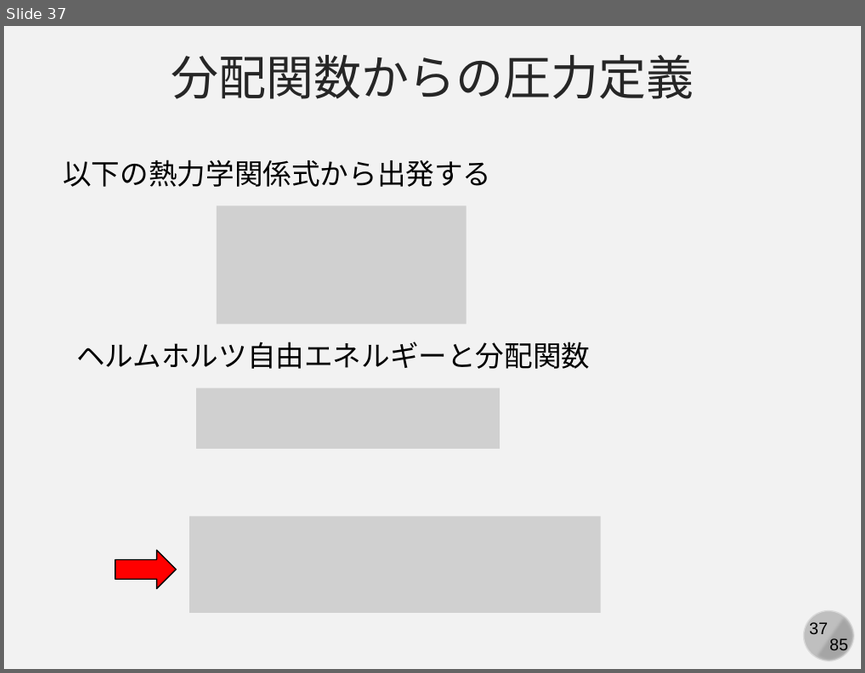
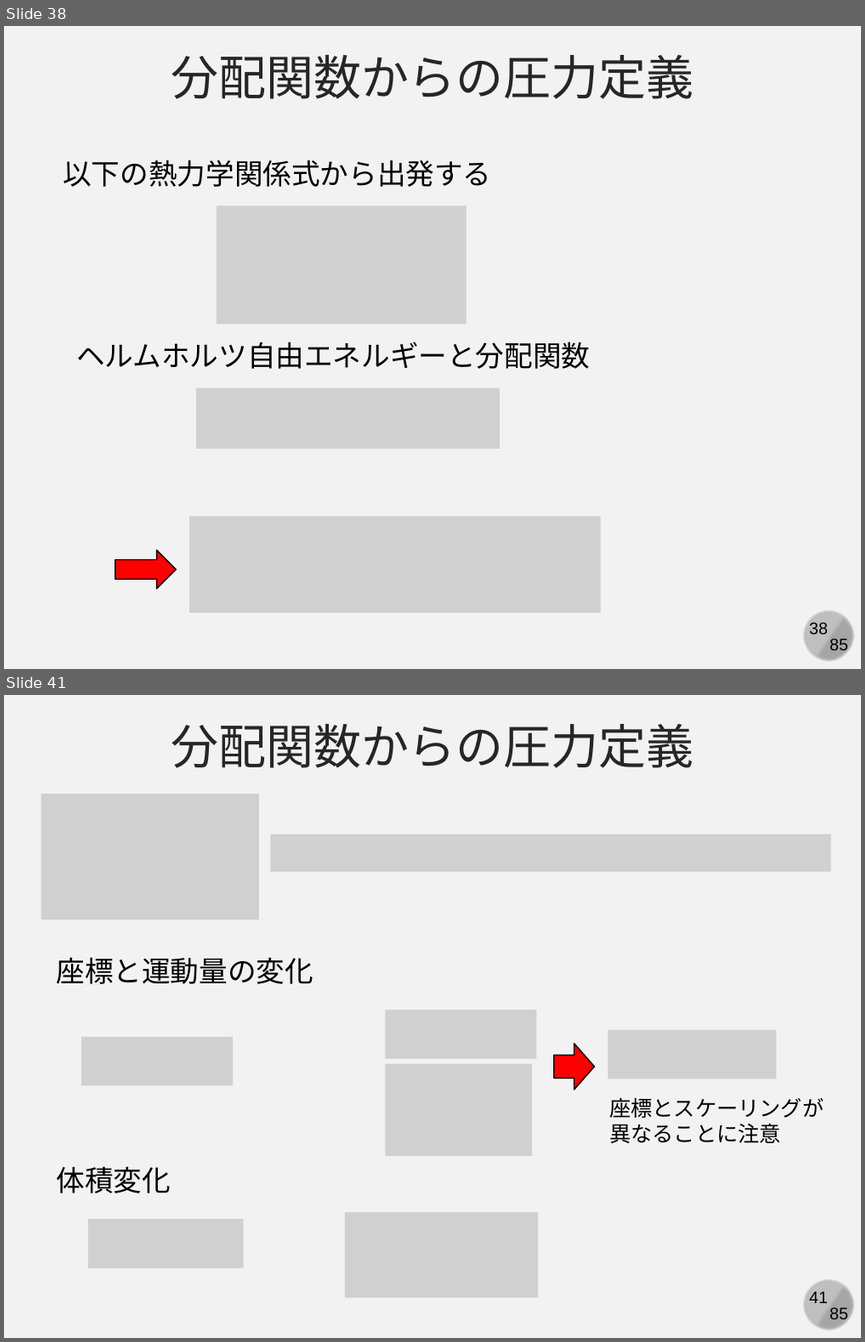
Before and after one commit to kaityo256/simulation_engineering, a slide deck: 06_md_observable/simulation06.pptx. Shown one above the other, each under a label of ours: slide 37 before the commit, slides 38 and 41 after it; the slides between them are not shown. The pictures are 865x673 and 865x1342 pixels, drawn with LibreOffice and Linux fonts; fonts in the diff are those of the drawing; grey boxes stand for pictures. Boxes give left, top, right and bottom in pixels: in the first picture for what was removed or moved away, otherwise in the second. Text is boxed around its words. In the diff, an @@ line names an element or a change of style, - is before the commit and + after.

```diff
--- a/06_md_observable/simulation06.pptx
+++ b/06_md_observable/simulation06.pptx
@@ slide 41 added at [4, 695, 861, 1338], background #F2F2F2; not listed: 4 template elements that a slide beside it also shows @@
@@ text added at [171, 724, 693, 768], 40 pt, text #262626 @@
+分配関数からの圧力定義
@@ picture added at [41, 794, 258, 919] @@
@@ picture added at [270, 834, 831, 872] @@
@@ text added at [56, 957, 313, 984], 24 pt, text #000000 @@
+座標と運動量の変化
@@ picture added at [386, 1009, 537, 1058] @@
@@ picture added at [82, 1037, 234, 1086] @@
@@ right arrow added at [554, 1043, 595, 1089], fill #FF0000, outline #000000 1 pt @@
@@ picture added at [608, 1030, 776, 1079] @@
@@ picture added at [386, 1063, 532, 1156] @@
@@ text added at [609, 1097, 823, 1143], 18 pt, text #000000 @@
+座標とスケーリングが
+異なることに注意
@@ text added at [56, 1166, 170, 1193], 24 pt, text #000000 @@
+体積変化
@@ picture added at [88, 1219, 243, 1267] @@
@@ picture added at [345, 1212, 539, 1298] @@
@@ what was slide 37 is now slide 38 @@
@@ page number at [809, 622, 828, 634]: text changed @@
-37
+38
```
Also in this commit, not shown: 1 slide changed, 7 other slides added.
